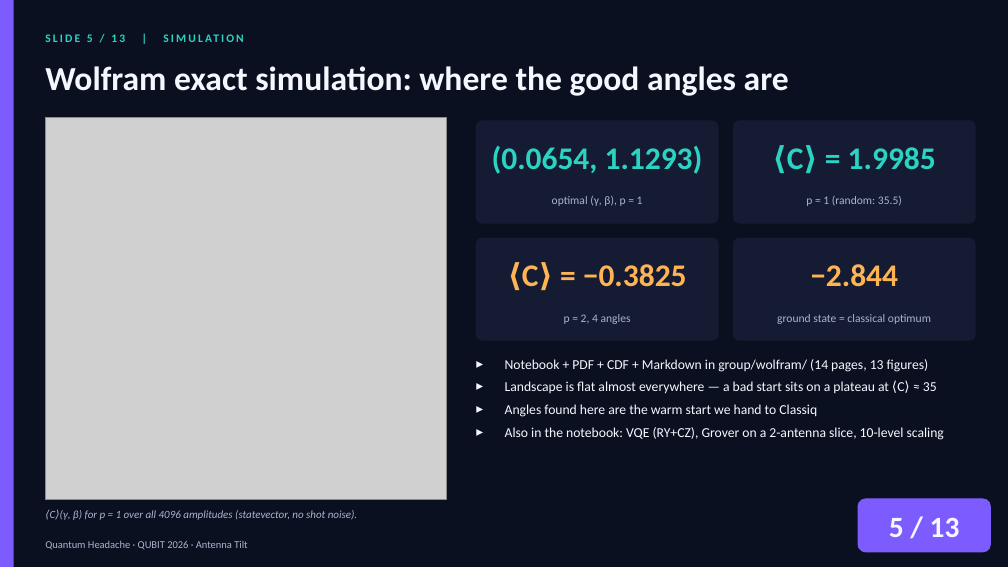
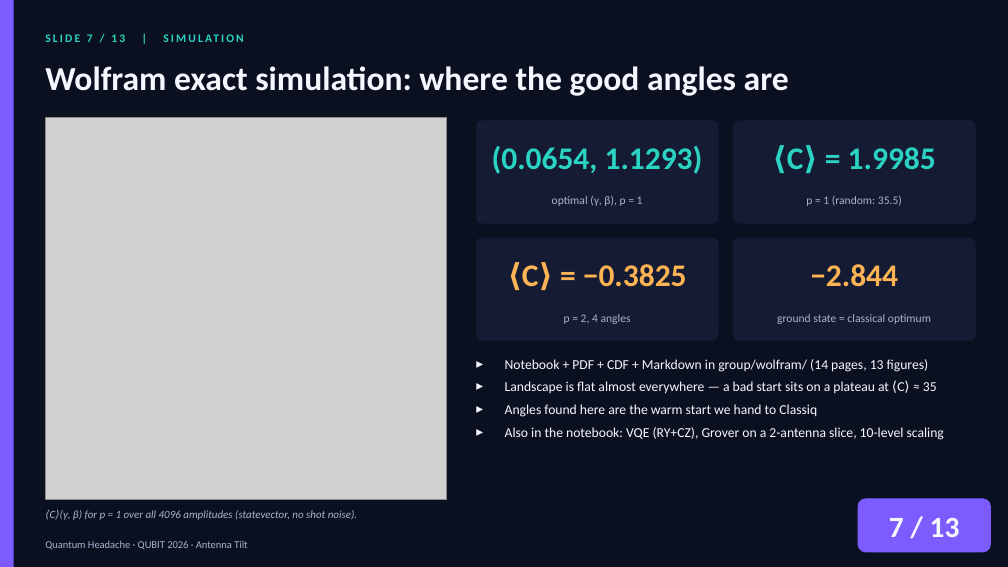
Before and after one commit to zuwasi/quantum-headache-antenna-tilt, a slide deck: slide 7 of presentation/QuantumHeadache_AntennaTilt.pptx (slide 5 before the commit). Drawn at 1008x567 pixels with LibreOffice and Linux fonts; fonts in the diff are those of the drawing; grey boxes stand for pictures. Boxes give left, top, right and bottom in pixels: in the first picture for what was removed or moved away, otherwise in the second. Text is boxed around its words. In the diff, an @@ line names an element or a change of style, - is before the commit and + after.

```diff
--- a/presentation/QuantumHeadache_AntennaTilt.pptx
+++ b/presentation/QuantumHeadache_AntennaTilt.pptx
@@ text at [45, 34, 412, 91]: text changed @@
-SLIDE 5 / 13 | SIMULATION
+SLIDE 7 / 13 | SIMULATION
@@ text at [889, 518, 960, 537]: text changed @@
-5 / 13
+7 / 13
```
Also in this commit, not shown: 8 other slides changed, 4 slides added, 4 slides removed, 9 other files.
